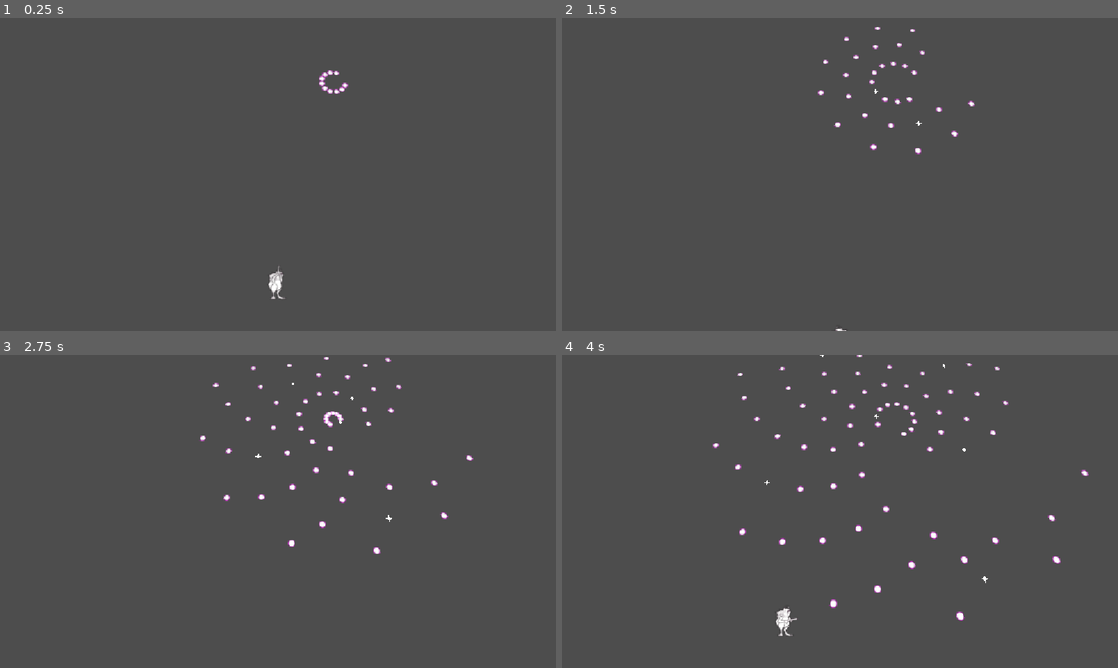
Above: before the commit, frames 1-4 (two rows, left to right).
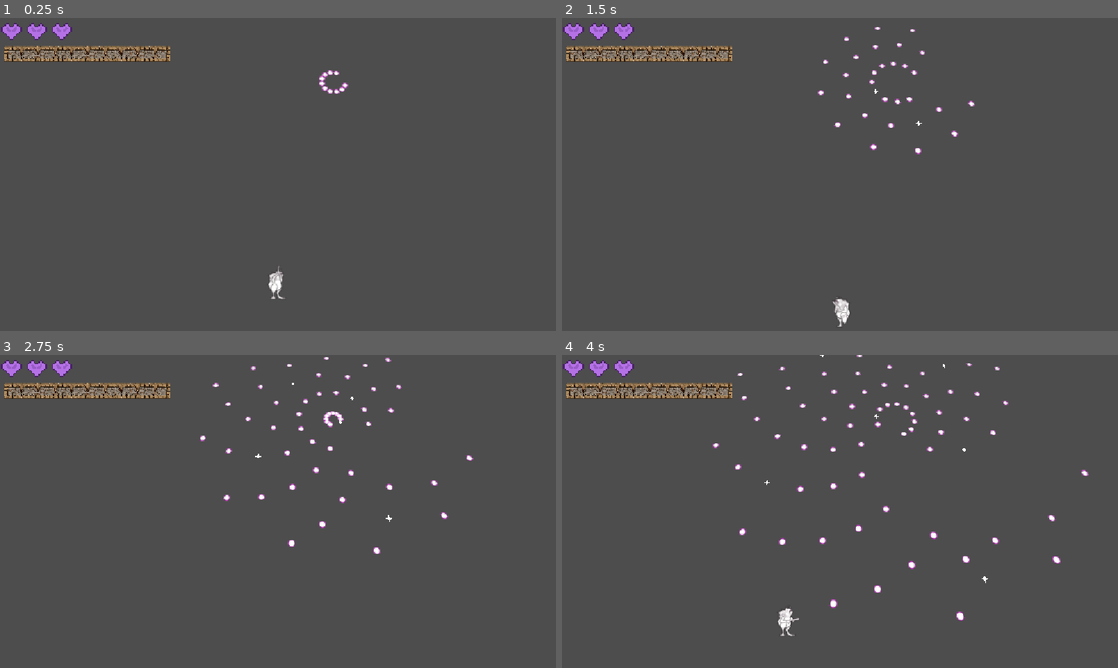
Above: after the commit, the same moments.

Repository: etbay/2026-crimson-game-jam
Game: Godot game, scene res://main.tscn
The game is run twice, just before and just after one commit, with the same random seed, the same clock (stepped at 60 frames per second) and the same inputs.
Inputs (mouse positions are in pixels of both pictures, inside the frame that each line leads up to):
- Up to frame 1 (0.25 s): no input
- Up to frame 2 (1.5 s): tap Enter at 0.5 s; move the mouse to (962, 158) at 0.52 s; hold Q (beast_mode) 0.53-1.28 s; tap B at 0.6 s; tap N at 0.8, 1.35 s; move the mouse to (728, 190) at 1.27 s; hold S (down) from 1.28 s (still down)
- Up to frame 3 (2.75 s): tap B at 1.55 s; move the mouse to (333, 442) at 2.02 s; release S (down) at 2.03 s; hold Q (beast_mode) from 2.03 s (still down); tap Space (dash) at 2.1 s; tap N at 2.3 s
- Up to frame 4 (4 s): move the mouse to (812, 574) at 2.77 s; release Q (beast_mode) at 2.78 s; hold W (up) 2.78-3.53 s; right-click (812, 574) at 2.85 s; tap B at 3.05 s; move the mouse to (1006, 558) at 3.52 s; hold A (left) from 3.53 s (still down); click (1006, 558) at 3.6 s; tap N at 3.8 s

The runs differ from the first frame. In frame 1, 1.9% of the frame differs, in the area x 0-31%, y 1-14%; in frame 2, 2.0%; in frame 3, 1.9%; in frame 4, 2.0%, in the area x 0-74%, y 1-90%.

Commit message:
Did stuff

Diff:
--- a/2026-crimson-game-jam/bullet_resources/bullet_attacks/test_attack.tres
+++ b/2026-crimson-game-jam/bullet_resources/bullet_attacks/test_attack.tres
@@ -2,7 +2,6 @@
 
 [ext_resource type="Script" uid="uid://dyoedp32mh0ce" path="res://scripts/bullets/bullet_attack.gd" id="1_jvbe6"]
 [ext_resource type="Script" uid="uid://dayx2jy8tp802" path="res://scripts/bullets/bullet_pattern.gd" id="1_pwe7p"]
-[ext_resource type="Resource" uid="uid://dcmiwskrigadr" path="res://bullet_resources/bullet_patterns/line_pat_test.tres" id="3_mqp5e"]
 [ext_resource type="Resource" uid="uid://bqqly6p0sdtqn" path="res://bullet_resources/bullet_patterns/one_line.tres" id="4_mqp5e"]
 
 [resource]
--- a/2026-crimson-game-jam/main.tscn
+++ b/2026-crimson-game-jam/main.tscn
@@ -6,6 +6,7 @@
 [ext_resource type="Script" uid="uid://c1xw7eo4un7k8" path="res://scripts/boss/boss.gd" id="4_7mycd"]
 [ext_resource type="Script" uid="uid://dyoedp32mh0ce" path="res://scripts/bullets/bullet_attack.gd" id="5_272bh"]
 [ext_resource type="Resource" uid="uid://cbvvrvt2es5c7" path="res://bullet_resources/bullet_attacks/test_attack.tres" id="6_5vw27"]
+[ext_resource type="PackedScene" uid="uid://dg4s3l487twfo" path="res://scenes/hud.tscn" id="7_272bh"]
 
 [node name="Node3D" type="Node3D" unique_id=71333522]
 
@@ -32,3 +33,5 @@
 script = ExtResource("4_7mycd")
 attacks = Array[ExtResource("5_272bh")]([ExtResource("6_5vw27")])
 metadata/_custom_type_script = "uid://c1xw7eo4un7k8"
+
+[node name="HUD" parent="." unique_id=966798296 instance=ExtResource("7_272bh")]
--- /dev/null
+++ b/2026-crimson-game-jam/scenes/enemy.gd
@@ -0,0 +1,10 @@
+extends Area3D
+
+
+func damage() -> void:
+	pass
+
+
+# Called every frame. 'delta' is the elapsed time since the previous frame.
+func _process(delta: float) -> void:
+	pass
--- /dev/null
+++ b/2026-crimson-game-jam/scenes/enemy.tscn
@@ -0,0 +1,11 @@
+[gd_scene format=3 uid="uid://dtj585chb8ulb"]
+
+[ext_resource type="Script" uid="uid://wk62nldfqpek" path="res://scenes/enemy.gd" id="1_7p1mj"]
+
+[sub_resource type="CapsuleShape3D" id="CapsuleShape3D_7p1mj"]
+
+[node name="Enemy" type="Area3D" unique_id=433226092]
+script = ExtResource("1_7p1mj")
+
+[node name="CollisionShape3D" type="CollisionShape3D" parent="." unique_id=1360440068]
+shape = SubResource("CapsuleShape3D_7p1mj")
--- a/2026-crimson-game-jam/scenes/hud.gd
+++ b/2026-crimson-game-jam/scenes/hud.gd
@@ -1,5 +1,4 @@
-
-extends CanvasLayer
+class_name HUD extends CanvasLayer
 
 # Heart textures
 @export var full_heart: Texture2D
@@ -16,17 +15,16 @@
 @export var overflow_pixels_per_point: float = 10.0
 
 
-@onready var hearts: HBoxContainer = $MarginContainer/VBoxContainer/HeartArea/Hearts
-@onready var fill: ColorRect = $MarginContainer/VBoxContainer/BeastBar/Fill
-@onready var frame: TextureRect = $MarginContainer/VBoxContainer/BeastBar/Frame
-@onready var glow: ColorRect = $MarginContainer/VBoxContainer/BeastBar/Glow
+@onready var hearts: HBoxContainer = $Control/MarginContainer/VBoxContainer/HeartArea/Hearts
+@onready var fill: ColorRect = $Control/MarginContainer/VBoxContainer/BeastBar/Fill
+@onready var frame: TextureRect = $Control/MarginContainer/VBoxContainer/BeastBar/Frame
+@onready var glow: ColorRect = $Control/MarginContainer/VBoxContainer/BeastBar/Glow
 
 @export var glow_padding: float = 18.0
 
 # boss bar
-
-@onready var boss_health_bar: TextureProgressBar = $BossBarArea/BossHealthBar
-@onready var boss_name: Label = $BossBarArea/BossName
+@onready var boss_health_bar: TextureProgressBar = $Control/BossBarArea/BossHealthBar
+@onready var boss_name: Label = $Control/BossBarArea/BossName
 
 @export var boss_normal_color: Color = Color(0.7, 0.7, 0.7, 1.0)
 @export var boss_damage_color: Color = Color(1.0, 1.0, 1.0, 1.0)
@@ -69,8 +67,8 @@
 
 # BEAST BAR SYSTEM
 
-func set_beast(value: int, animate: bool = true) -> void:
-	var amount = maxi(value, 0)
+func set_beast(value: float, animate: bool = true) -> void:
+	var amount = maxf(value, 0)
 	var target_width: float
 
 	if amount <= normal_capacity:
--- a/2026-crimson-game-jam/scenes/hud.tscn
+++ b/2026-crimson-game-jam/scenes/hud.tscn
@@ -26,6 +26,8 @@
 shader_parameter/glow_strength = 2.0
 shader_parameter/opacity = 0.7710000366225
 
+[sub_resource type="LabelSettings" id="LabelSettings_0i1j5"]
+
 [sub_resource type="Gradient" id="Gradient_mphia"]
 colors = PackedColorArray(1, 1, 1, 1, 1, 1, 1, 1)
 
@@ -34,8 +36,6 @@
 width = 274
 height = 20
 fill_from = Vector2(0.011254019, 0.02165059)
-
-[sub_resource type="LabelSettings" id="LabelSettings_0i1j5"]
 
 [node name="HUD" type="CanvasLayer" unique_id=966798296]
 script = ExtResource("1_uo2fv")
@@ -49,28 +49,37 @@
 metadata/_edit_horizontal_guides_ = [500.0]
 metadata/_edit_vertical_guides_ = [575.0]
 
-[node name="MarginContainer" type="MarginContainer" parent="." unique_id=216912116]
+[node name="Control" type="Control" parent="." unique_id=1811341993]
+layout_mode = 3
+anchors_preset = 15
+anchor_right = 1.0
+anchor_bottom = 1.0
+grow_horizontal = 2
+grow_vertical = 2
+
+[node name="MarginContainer" type="MarginContainer" parent="Control" unique_id=216912116]
 texture_filter = 1
-offset_right = 40.0
-offset_bottom = 40.0
+layout_mode = 1
+offset_right = 364.0
+offset_bottom = 112.0
 size_flags_horizontal = 0
 size_flags_vertical = 0
 
-[node name="VBoxContainer" type="VBoxContainer" parent="MarginContainer" unique_id=1991389448]
+[node name="VBoxContainer" type="VBoxContainer" parent="Control/MarginContainer" unique_id=1991389448]
 layout_mode = 2
 
-[node name="HeartArea" type="Control" parent="MarginContainer/VBoxContainer" unique_id=1264359208]
+[node name="HeartArea" type="Control" parent="Control/MarginContainer/VBoxContainer" unique_id=1264359208]
 custom_minimum_size = Vector2(0, 32)
 layout_mode = 2
 size_flags_vertical = 3
 
-[node name="Hearts" type="HBoxContainer" parent="MarginContainer/VBoxContainer/HeartArea" unique_id=366524464]
+[node name="Hearts" type="HBoxContainer" parent="Control/MarginContainer/VBoxContainer/HeartArea" unique_id=366524464]
 layout_mode = 0
 offset_top = 4.0
 offset_right = 303.0
 offset_bottom = 36.0
 
-[node name="Heart1" type="TextureRect" parent="MarginContainer/VBoxContainer/HeartArea/Hearts" unique_id=1132380665]
+[node name="Heart1" type="TextureRect" parent="Control/MarginContainer/VBoxContainer/HeartArea/Hearts" unique_id=1132380665]
 texture_filter = 1
 custom_minimum_size = Vector2(48, 48)
 layout_mode = 2
@@ -78,7 +87,7 @@
 expand_mode = 1
 stretch_mode = 5
 
-[node name="Heart2" type="TextureRect" parent="MarginContainer/VBoxContainer/HeartArea/Hearts" unique_id=2025830240]
+[node name="Heart2" type="TextureRect" parent="Control/MarginContainer/VBoxContainer/HeartArea/Hearts" unique_id=2025830240]
 texture_filter = 1
 custom_minimum_size = Vector2(48, 48)
 layout_mode = 2
@@ -86,7 +95,7 @@
 expand_mode = 1
 stretch_mode = 5
 
-[node name="Heart3" type="TextureRect" parent="MarginContainer/VBoxContainer/HeartArea/Hearts" unique_id=91940270]
+[node name="Heart3" type="TextureRect" parent="Control/MarginContainer/VBoxContainer/HeartArea/Hearts" unique_id=91940270]
 texture_filter = 1
 custom_minimum_size = Vector2(48, 48)
 layout_mode = 2
@@ -94,17 +103,17 @@
 expand_mode = 1
 stretch_mode = 5
 
-[node name="BeastBar" type="Control" parent="MarginContainer/VBoxContainer" unique_id=1410519564]
+[node name="BeastBar" type="Control" parent="Control/MarginContainer/VBoxContainer" unique_id=1410519564]
 custom_minimum_size = Vector2(364, 76)
 layout_mode = 2
 
-[node name="Glow" type="ColorRect" parent="MarginContainer/VBoxContainer/BeastBar" unique_id=1836677042]
+[node name="Glow" type="ColorRect" parent="Control/MarginContainer/VBoxContainer/BeastBar" unique_id=1836677042]
 material = SubResource("ShaderMaterial_kmlok")
 layout_mode = 0
 offset_right = 40.0
 offset_bottom = 40.0
 
-[node name="Frame" type="TextureRect" parent="MarginContainer/VBoxContainer/BeastBar" unique_id=1437487536]
+[node name="Frame" type="TextureRect" parent="Control/MarginContainer/VBoxContainer/BeastBar" unique_id=1437487536]
 texture_filter = 1
 layout_mode = 1
 anchors_preset = 15
@@ -115,7 +124,7 @@
 texture = ExtResource("4_5pdws")
 expand_mode = 1
 
-[node name="Fill" type="ColorRect" parent="MarginContainer/VBoxContainer/BeastBar" unique_id=1692343248]
+[node name="Fill" type="ColorRect" parent="Control/MarginContainer/VBoxContainer/BeastBar" unique_id=1692343248]
 material = SubResource("ShaderMaterial_chb2l")
 layout_mode = 1
 offset_left = 17.0
@@ -124,35 +133,34 @@
 offset_bottom = 47.0
 color = Color(0.9375355, 0.5024211, 0.94183695, 0.42745098)
 
-[node name="BossBarArea" type="Control" parent="." unique_id=1338775234]
+[node name="BossBarArea" type="VBoxContainer" parent="Control" unique_id=236100683]
+visible = false
 custom_minimum_size = Vector2(303, 63)
-layout_mode = 3
-anchors_preset = 0
-offset_left = 165.0
-offset_top = 411.97
-offset_right = 468.0
-offset_bottom = 474.97
-scale = Vector2(2.5, 2.5)
+layout_mode = 1
+anchors_preset = 7
+anchor_left = 0.5
+anchor_top = 1.0
+anchor_right = 0.5
+anchor_bottom = 1.0
+offset_left = -151.5
+offset_top = -74.0
+offset_right = 151.5
+grow_horizontal = 2
+grow_vertical = 0
+theme_override_constants/separation = -12
+alignment = 1
 
-[node name="BossHealthBar" type="TextureProgressBar" parent="BossBarArea" unique_id=1845353066]
+[node name="BossName" type="Label" parent="Control/BossBarArea" unique_id=33410216]
+layout_mode = 2
+size_flags_vertical = 1
+text = "Hello this is the boss name"
+label_settings = SubResource("LabelSettings_0i1j5")
+
+[node name="BossHealthBar" type="TextureProgressBar" parent="Control/BossBarArea" unique_id=1845353066]
 texture_filter = 1
-layout_mode = 0
-offset_left = 12.800001
-offset_top = 64.012
-offset_right = 315.8
-offset_bottom = 128.01198
+layout_mode = 2
 step = 0.0
 value = 100.0
 texture_over = ExtResource("8_hd3ao")
 texture_progress = SubResource("GradientTexture2D_0i1j5")
 texture_progress_offset = Vector2(13.7, 20.93)
-
-[node name="BossName" type="Label" parent="BossBarArea" unique_id=33410216]
-layout_mode = 0
-offset_left = 27.200003
-offset_top = 66.41201
-offset_right = 451.2
-offset_bottom = 91.722015
-scale = Vector2(0.65, 0.65)
-label_settings = SubResource("LabelSettings_0i1j5")
-horizontal_alignment = 1
--- a/2026-crimson-game-jam/scripts/bullets/bullet.gd
+++ b/2026-crimson-game-jam/scripts/bullets/bullet.gd
@@ -29,6 +29,7 @@
 	set_collision_layer_value(2, true)
 	sprite.texture = TextureLibrary.BULLET_SPRITE
 	area_entered.connect(_on_area_entered)
+	body_entered.connect(_on_body_entered)
 	update_sprite()
 	self.visible = false
 	_active = false
@@ -99,10 +100,14 @@
 	var direction : Vector2 = Vector2.from_angle(angle) * speed * delta
 	self.position += Vector3(direction.x, 0, direction.y)
 
-func _on_area_entered(area : Node3D) -> void:
+func _on_area_entered(area : Area3D) -> void:
 	if _active and area.owner is Player and area.owner != bullet_owner and area.name == "Hurtbox":
 		var player: Player = area.owner as Player
 		player.damage()
+		kill_bullet()
+
+func _on_body_entered(body: Node3D) -> void:
+	if body is not Player:
 		kill_bullet()
 
 func activate() -> void:
--- a/2026-crimson-game-jam/scripts/player/player.gd
+++ b/2026-crimson-game-jam/scripts/player/player.gd
@@ -1,4 +1,6 @@
 class_name Player extends CharacterBody3D
+
+signal beast_mode_finished
 
 const PLAYER_BULLET = preload("uid://cgs6fx8lp6hdl")
 const BULLET_SPAWN_0 := Vector2(0.3,0.03)
@@ -9,8 +11,8 @@
 const BULLET_SPAWN_180 := Vector2(-0.3,0.03)
 
 const BULLET_SPAWN_225 := Vector2(-0.15,-0.22)
-const BULLET_SPAWN_250 := Vector2(-0.014,-0.31)
-const BULLET_SPAWN_260 := Vector2(0.014,-0.31)
+const BULLET_SPAWN_260 := Vector2(-0.014,-0.31)
+const BULLET_SPAWN_280 := Vector2(0.014,-0.31)
 const BULLET_SPAWN_315 := Vector2(0.15,-0.22)
 
 @export var walk_speed: float = 3
@@ -23,6 +25,7 @@
 @onready var parry_curve: Node3D = $ParryCurve
 @onready var parry_radius: Area3D = $ParryRadius
 @onready var hurtbox: PlayerHurtbox = $Hurtbox
+@onready var hud: HUD = $"../HUD"
 
 @onready var active_speed: float = walk_speed
 
@@ -34,9 +37,13 @@
 
 # Player values
 var health: int = 3
-var beast_meter: float = 10
+var beast_meter: float = 0:
+	set(value):
+		beast_meter = value
+		hud.set_beast(beast_meter)
 var move_dir: Vector2
 var mouse_dir: Vector2
+var laser_damage: float
 var movement_locked: bool = false
 
 var shoot_timer: Timer
@@ -48,6 +55,9 @@
 		health -= 1
 		if health == 0:
 			get_tree().quit()
+		hud.set_health(health)
+	else:
+		laser_damage += 1
 
 func _ready() -> void:
 	parry_radius.area_entered.connect(_on_parry_area_entered)
@@ -56,6 +66,13 @@
 	shoot_timer.one_shot = true
 	add_child(shoot_timer)
 
+func _process(delta: float) -> void:
+	if beast_mode:
+		beast_meter -= 5 * delta
+		if beast_meter <= 0:
+			beast_mode = false
+			beast_mode_finished.emit()
+
 func _physics_process(delta: float) -> void:
 	_update_move_dir(delta)
 	_update_mouse_dir()
@@ -65,7 +82,8 @@
 func _on_aim_direction_changed(direction: String) -> void:
 	match(direction):
 		"gun-90_false":
-			pass
+			bullet_spawn.position.x = BULLET_SPAWN_280.x
+			bullet_spawn.position.y = BULLET_SPAWN_280.y
 		"gun-45_false":
 			bullet_spawn.position.x = BULLET_SPAWN_315.x
 			bullet_spawn.position.y = BULLET_SPAWN_315.y
@@ -79,7 +97,8 @@
 			bullet_spawn.position.x = BULLET_SPAWN_80.x
 			bullet_spawn.position.y = BULLET_SPAWN_80.y
 		"gun-90_true":
-			pass
+			bullet_spawn.position.x = BULLET_SPAWN_260.x
+			bullet_spawn.position.y = BULLET_SPAWN_260.y
 		"gun-45_true":
 			bullet_spawn.position.x = BULLET_SPAWN_225.x
 			bullet_spawn.position.y = BULLET_SPAWN_225.y
@@ -122,7 +141,6 @@
 		_execute_parry()
 
 	if Input.is_action_just_pressed("beast_mode") and beast_meter > 1:
-		beast_meter = 0
 		_enter_beast_mode()
 
 	if Input.is_action_just_pressed("dash") and beast_mode:
@@ -132,10 +150,11 @@
 	beast_mode = true
 	vulnerable = false
 	active_speed = beast_speed
-	await get_tree().create_timer(3).timeout
+	await beast_mode_finished
 	vulnerable = true
 	active_speed = walk_speed
 	beast_mode = false
+	laser_damage = 1
 
 func _execute_dash() -> void:
 	dashing = true
@@ -172,6 +191,7 @@
 	parry_curve.rotation.z = dir.angle()
 	await get_tree().create_timer(0.1, true, false, true).timeout
 	bullet.kill_bullet()
+	beast_meter += 10
 	Engine.time_scale = 1
 	parry_curve.visible = false
 
Not shown, added: 2026-crimson-game-jam/scenes/enemy.gd.uid
